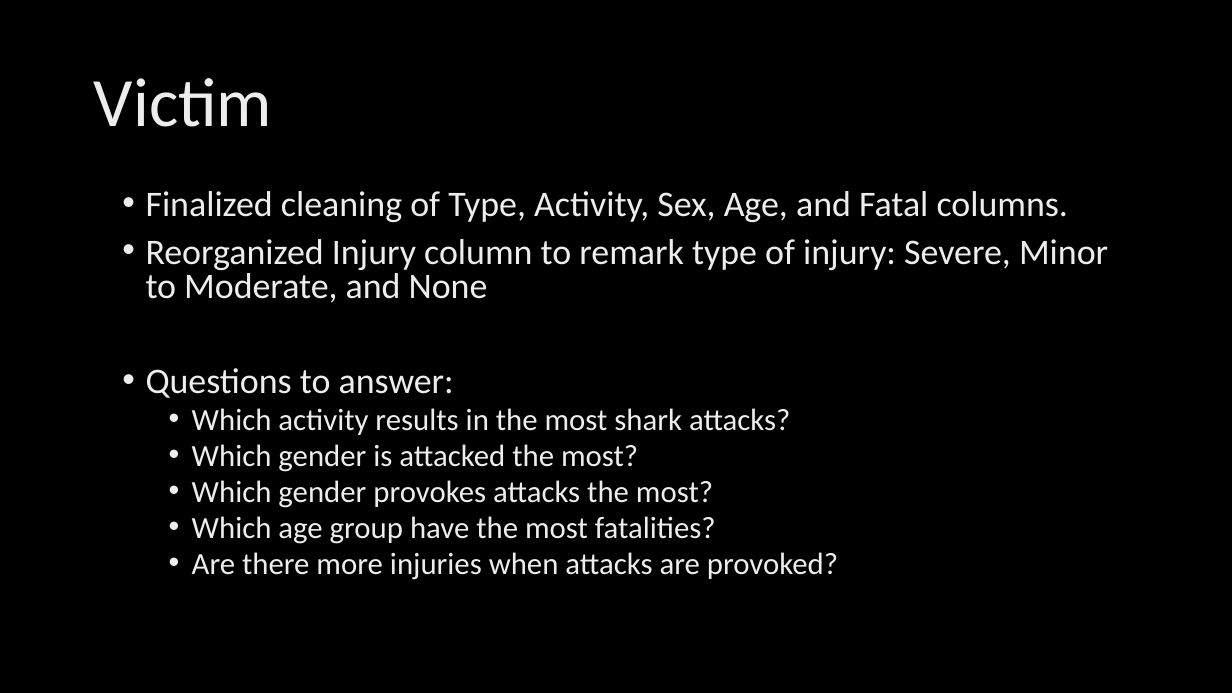
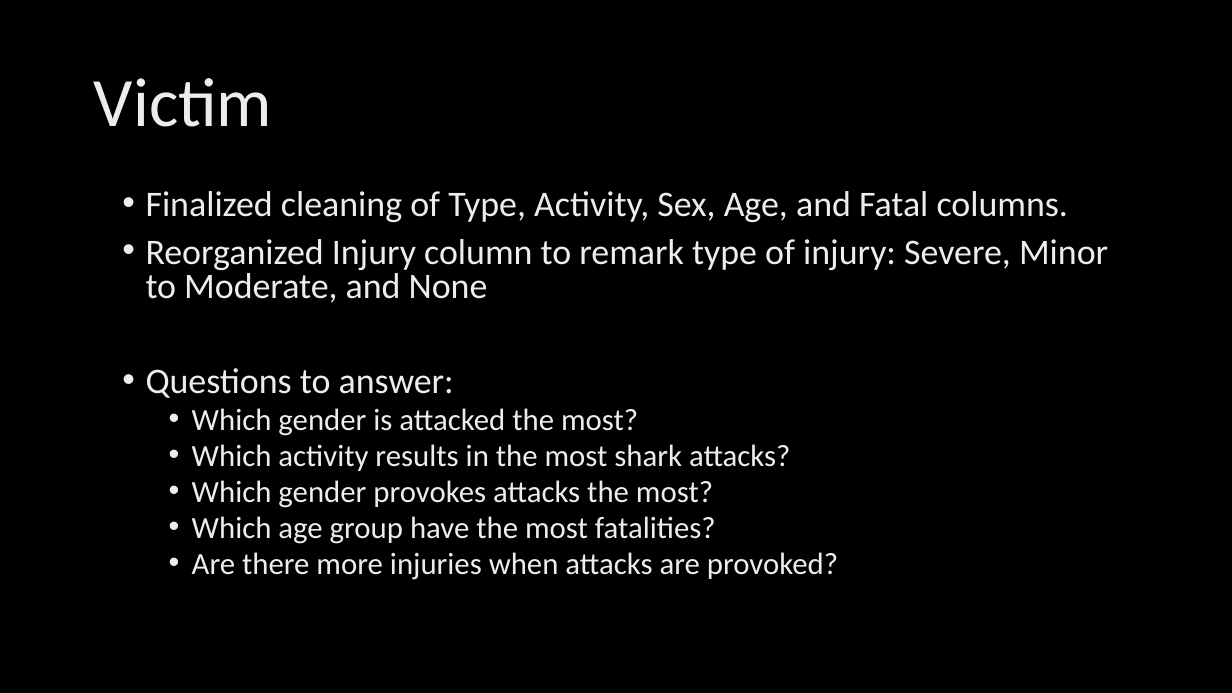
Before and after one commit to staceyj118/Shark-Attacks, a slide deck: slide 7 of Presentation.pptx (slide 6 before the commit). Drawn at 1232x693 pixels with LibreOffice and Linux fonts; fonts in the diff are those of the drawing; background and template pictures are left out. Boxes give left, top, right and bottom in pixels: in the first picture for what was removed or moved away, otherwise in the second. Text is boxed around its words. In the diff, an @@ line names an element or a change of style, - is before the commit and + after.

Commit message:
victim edits, presentation edits

```diff
--- a/Presentation.pptx
+++ b/Presentation.pptx
@@ text at <box>192,408,638,436</box>: paragraph added @@
+  • Which gender is attacked the most?
@@ text at <box>192,444,638,472</box>: paragraph removed @@
-  • Which gender is attacked the most?
```
Also in this commit, not shown: 7 slides added, 5 slides removed, 3 other files.
